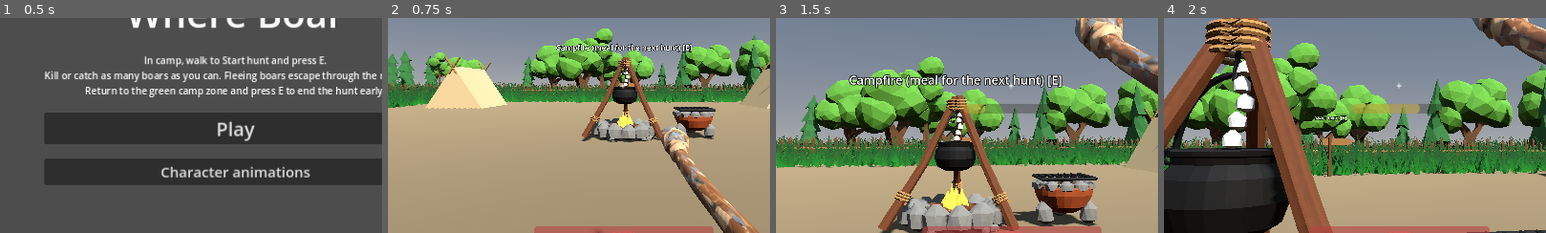
Above: before the commit, frames 1-4 (left to right).
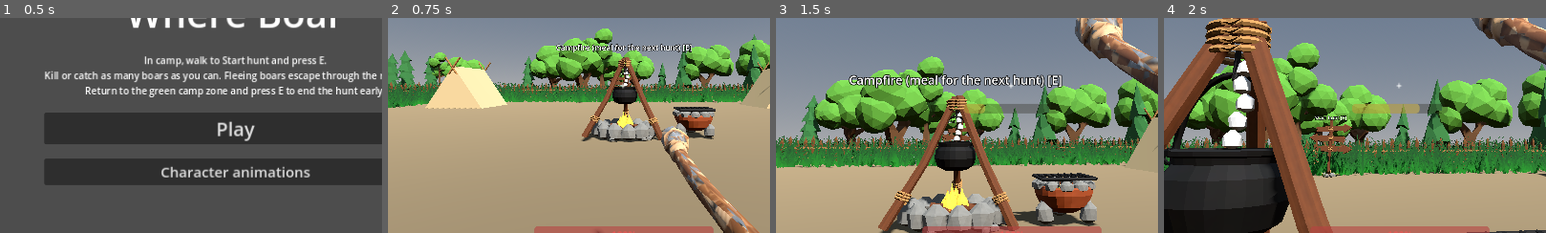
Above: after the commit, the same moments.

Repository: bageus/where-boar
Game: Godot game, scene res://game/bootstrap/app/main.tscn
Two runs of this game, one before a commit and one after it. Both use one fixed random seed, a clock stepped at 60 frames per second and the inputs below.
Inputs (mouse positions are % of the whole screen's width and height, from its top left):
- Up to frame 1 (0.5 s): no input
- Up to frame 2 (0.75 s): click "Play" at 0.5 s
- Up to frame 3 (1.5 s): tap E (interact) at 1.25 s; move the mouse to (55, 50) at 1.27 s; hold W (move_forward) from 1.28 s (still down); hold Right mouse button (aim) from 1.28 s (still down)
- Up to frame 4 (2 s): keep holding W (move_forward); keep holding Right mouse button (aim); tap Space (jump) at 1.52 s
The pictures show only the part of the screen within x 19-69%, y 34-84%; the shares and areas given below are measured in that part.

Frame 1 is identical in both runs. In frame 2, 0.1% of the frame differs, in the area x 57-65%, y 26-40%; in frame 3, 0.2%; in frame 4, 1.3%, in the area x 37-50%, y 47-75%.

Commit message:
Camp Start hunt station uses the owner's tribal direction sign
Co-Authored-By: Claude Sonnet 5.5 <noreply@anthropic.com>
Claude-Session: https://claude.ai/code/session_017Jb3ZjqpPb9TMrr3sWD8a9

Diff:
--- a/game/presentation/camp/public/camp.tscn
+++ b/game/presentation/camp/public/camp.tscn
@@ -8,7 +8,7 @@
 [ext_resource type="PackedScene" path="res://game/features/hunter/public/hunter.tscn" id="6_hunter"]
 [ext_resource type="PackedScene" path="res://game/presentation/camp/hud/shop_panel.tscn" id="7_shop"]
 [ext_resource type="PackedScene" path="res://assets/models/campfire.glb" id="9_campfire"]
-[ext_resource type="PackedScene" path="res://assets/models/signpost.glb" id="10_signpost"]
+[ext_resource type="PackedScene" path="res://assets/models/direction_sign.glb" id="10_signpost"]
 [ext_resource type="PackedScene" path="res://assets/models/weapon_stall.glb" id="11_weapon_stall"]
 [ext_resource type="PackedScene" path="res://assets/models/hunter_stall.glb" id="12_hunter_stall"]
 [ext_resource type="PackedScene" path="res://assets/models/boar_pen.glb" id="13_boar_pen"]
Binary file added: assets/models/direction_sign.glb
Not shown, added: assets/models/direction_sign.glb.import
Binary file added: assets/models/direction_sign_0.png
Not shown, added: assets/models/direction_sign_0.png.import
Binary file added: assets/models/direction_sign_1.png
Not shown, added: assets/models/direction_sign_1.png.import
Binary file added: assets/models/direction_sign_10.png
Not shown, added: assets/models/direction_sign_10.png.import
Binary file added: assets/models/direction_sign_11.png
Not shown, added: assets/models/direction_sign_11.png.import
Binary file added: assets/models/direction_sign_12.png
Not shown, added: assets/models/direction_sign_12.png.import
(and 21 more such lines)
